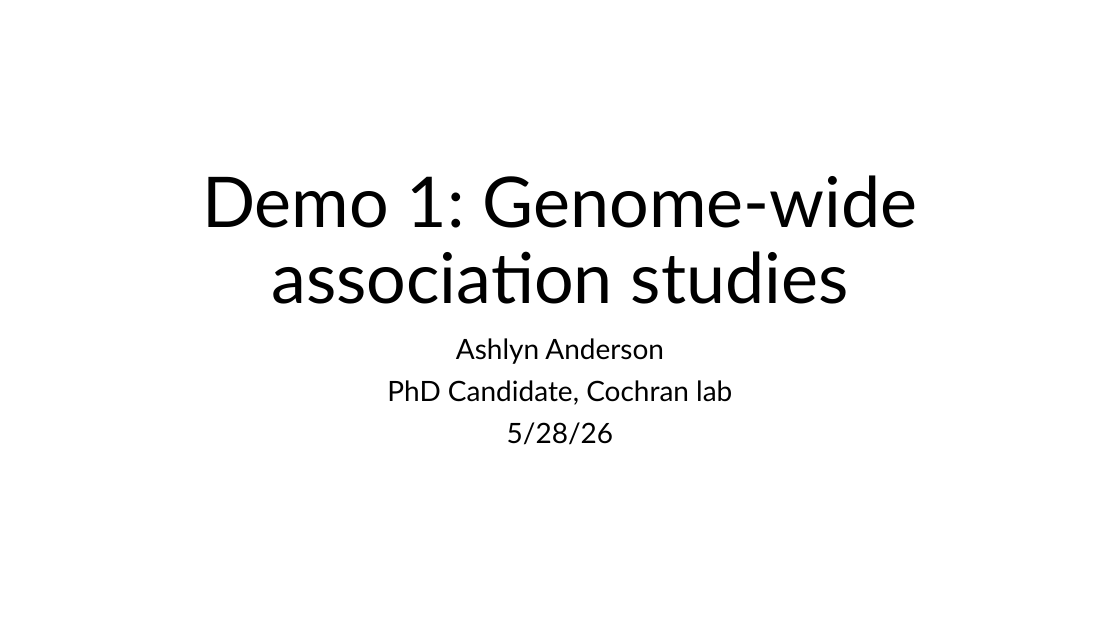
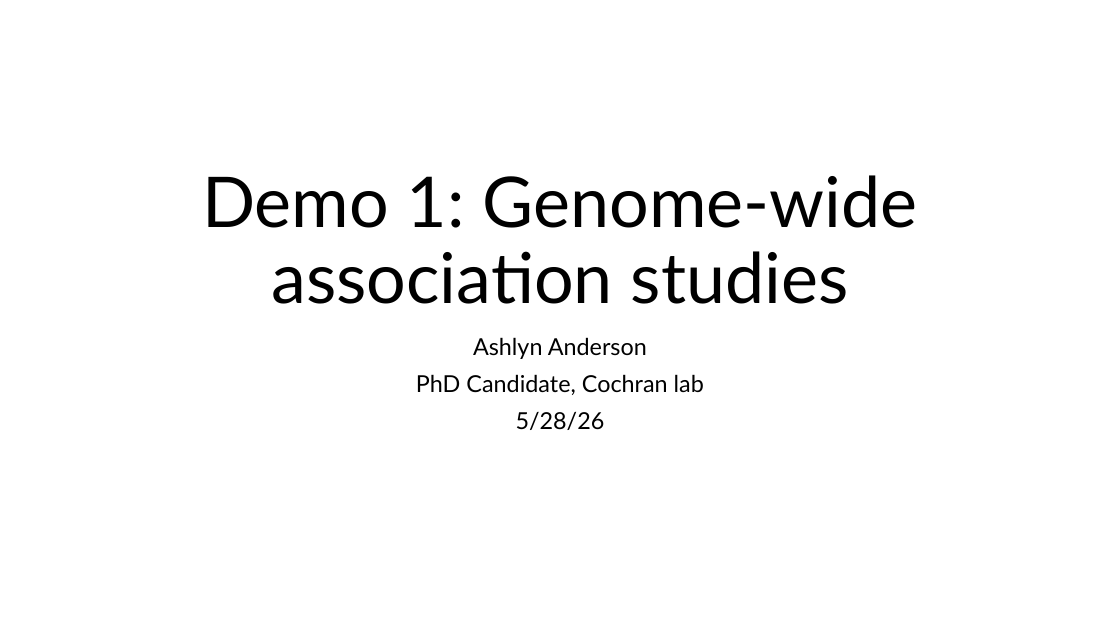
Before and after one commit to HudsonAlpha/biotrain-bootcamp-website, a slide deck: slide 1 of biotrain-2026/Demos/GWAS/GWAS_slides.pptx. Drawn at 1120x630 pixels with LibreOffice and Linux fonts; fonts in the diff are those of the drawing. Boxes give left, top, right and bottom in pixels: in the first picture for what was removed or moved away, otherwise in the second. Text is boxed around its words. In the diff, an @@ line names an element or a change of style, - is before the commit and + after.

```diff
--- a/biotrain-2026/Demos/GWAS/GWAS_slides.pptx
+++ b/biotrain-2026/Demos/GWAS/GWAS_slides.pptx
@@ subtitle "Ashlyn Anderson" at (416, 337, 704, 430): size 24 to 20 pt @@
```
Also in this commit, not shown: 4 other files.
